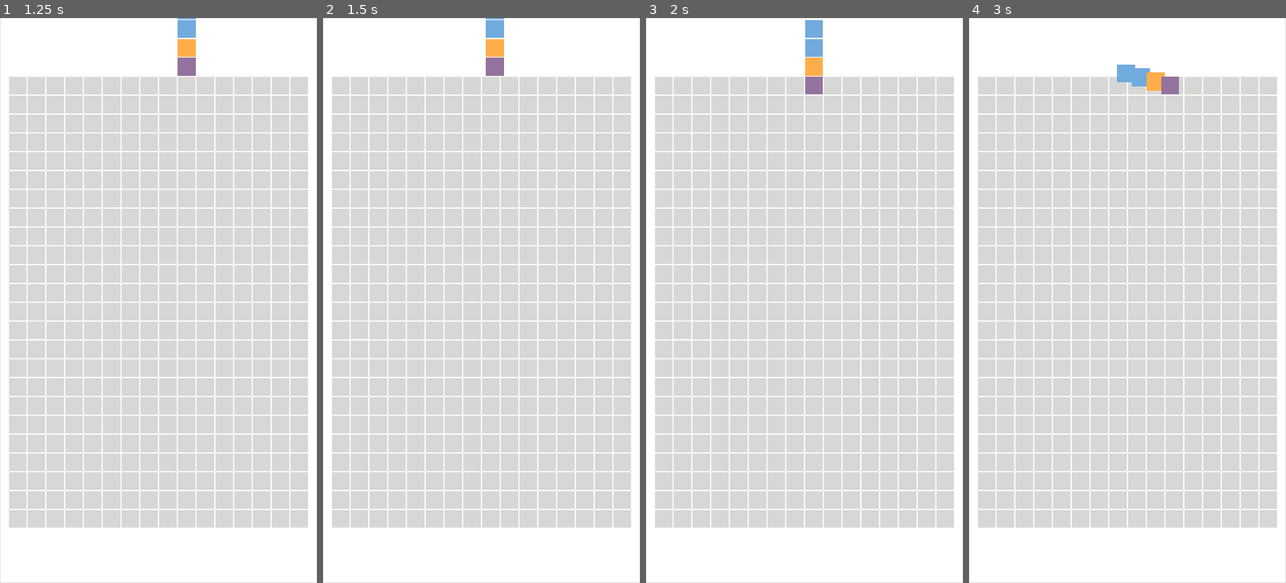
Above: before the commit, frames 1-4 (left to right).
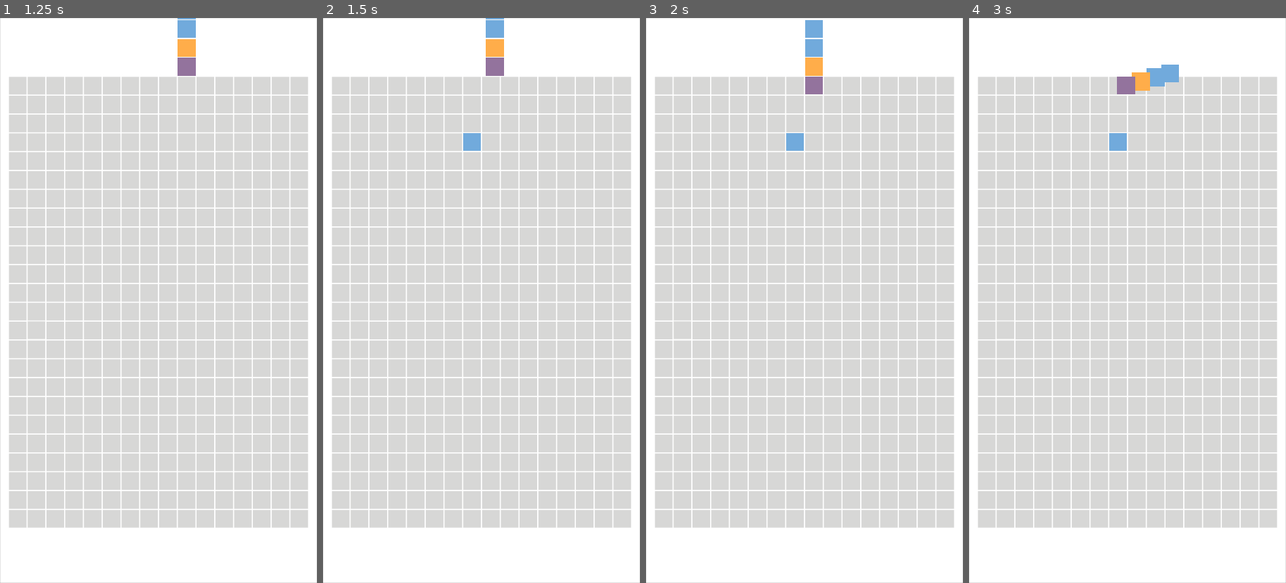
Above: after the commit, the same moments.

Repository: arabbani/tetris-game
Game: Godot game, scene res://scenes/game_window.tscn
Two runs of this game, one before a commit and one after it. Both use one fixed random seed, a clock stepped at 60 frames per second and the inputs below. The project has no main scene, so this scene is started directly.
Inputs (mouse positions are in pixels of both pictures, inside the frame that each line leads up to):
- Up to frame 1 (1.25 s): tap Enter at 0.5 s; move the mouse to (228, 272) at 0.52 s; hold Right (ui_right) from 0.53 s (still down)
- Up to frame 2 (1.5 s): tap Space at 1.25 s; move the mouse to (418, 328) at 1.27 s; release Right (ui_right) at 1.28 s; hold Left (ui_left) from 1.28 s (still down)
- Up to frame 3 (2 s): keep holding Left (ui_left)
- Up to frame 4 (3 s): tap Enter at 2 s; move the mouse to (1159, 176) at 2.02 s; release Left (ui_left) at 2.03 s; hold Right (ui_right) 2.03-2.78 s; tap Space at 2.75 s; move the mouse to (1111, 413) at 2.77 s; hold Up (ui_up) from 2.78 s (still down)

Frame 1 is identical in both runs. In frame 2, 0.2% of the frame differs, in the area x 44-50%, y 20-24%; in frame 3, 0.2%; in frame 4, 1.1%, in the area x 44-67%, y 8-24%.

Commit message:
Bug fixes in rotation

Diff:
--- a/scripts/game_grid.gd
+++ b/scripts/game_grid.gd
@@ -44,8 +44,7 @@
 		],
 		"x_offset": 6,
 		"y_offset": [-2, -3, -3, -3],
-		"rotate": true,
-		"tiles": 4
+		"rotate": true
 	},
 	{
 		"name": "S",
@@ -73,8 +72,7 @@
 		],
 		"x_offset": 6,
 		"y_offset": [-2, -3, -3, -3],
-		"rotate": true,
-		"tiles": 4
+		"rotate": true
 	},
 	{
 		"name": "J",
@@ -102,8 +100,7 @@
 		],
 		"x_offset": 6,
 		"y_offset": [-3, -2, -3, -3],
-		"rotate": true,
-		"tiles": 4
+		"rotate": true
 	},
 	{
 		"name": "T",
@@ -131,8 +128,7 @@
 		],
 		"x_offset": 6,
 		"y_offset": [-3, -3, -2, -3],
-		"rotate": true,
-		"tiles": 4
+		"rotate": true
 	},
 	{
 		"name": "L",
@@ -160,8 +156,7 @@
 		],
 		"x_offset": 6,
 		"y_offset": [-3, -3, -3, -2],
-		"rotate": true,
-		"tiles": 4
+		"rotate": true
 	},
 	{
 		"name": "I",
@@ -193,8 +188,7 @@
 		],
 		"x_offset": 6,
 		"y_offset": [-4, -2, -4, -3],
-		"rotate": true,
-		"tiles": 4
+		"rotate": true
 	},
 	{
 		"name": "O",
@@ -206,8 +200,7 @@
 		],
 		"x_offset": 7,
 		"y_offset": [-2],
-		"rotate": false,
-		"tiles": 4
+		"rotate": false
 	}
 ]
 var grid_tiles = []
@@ -227,33 +220,36 @@
 # select tiles for the current tetromino
 func select_tiles():
 	var tiles = []
-	var number_of_tiles = current_tetromino.tetromino["tiles"]
-	for i in number_of_tiles:
-		var random_number = random_number(available_tiles.size())
-		tiles.append(available_tiles[random_number].instance())
+	var active_tetromino = current_tetromino.active_tetromino
+	for column in active_tetromino.size():
+		var positions = active_tetromino[column]
+		tiles.append([])
+		for row in positions.size():
+			tiles[column].append(null)
+			if positions[row]:
+				var random_number = random_number(available_tiles.size())
+				tiles[column][row] = available_tiles[random_number].instance()
 	current_tetromino.tiles = tiles
 	draw_tetromino()
 
 # draw tetromino
 func draw_tetromino():
-	var tile_index = 0
 	var active_tetromino = current_tetromino.active_tetromino
 	for column in active_tetromino.size():
 		var positions = active_tetromino[column]
 		for row in positions.size():
 			if positions[row]:
-				var tile = current_tetromino.tiles[tile_index]
-				tile_index += 1
+				var tile = current_tetromino.tiles[column][row]
 				add_child(tile)
 				tile.position = grid_to_pixel(get_x_start(current_tetromino.current_x_offset()), get_y_start(current_tetromino.current_y_offset()), column, row)
 	get_timer().start()
 
 # move tetromino down
 func move_tetromino_down():
-	#var tile = available_tiles[0].instance()
-	#grid_tiles[7][3] = tile
-	#add_child(tile)
-	#tile.position = grid_to_pixel(grid_x_start, grid_y_start, 7, 3)
+	var tile = available_tiles[0].instance()
+	grid_tiles[7][3] = tile
+	add_child(tile)
+	tile.position = grid_to_pixel(grid_x_start, grid_y_start, 7, 3)
 	if move_allowed(get_x_start(current_tetromino.current_x_offset()), get_y_start(current_tetromino.current_y_offset()), MoveAction.MOVE_DOWN, current_tetromino.active_tetromino):
 		current_tetromino.move_down()
 		move_tetromino()
@@ -275,30 +271,22 @@
 # rotate tetromino
 func rotate_tetromino():
 	if current_tetromino.tetromino["rotate"]:
-		print("ROTATE")
 		var rotated_index = current_tetromino.next_active_tetromino_index()
 		var rotated_tetromino = current_tetromino.tetromino["position"][rotated_index]
-		print(current_tetromino.tetromino["name"])
-		print(rotated_index)
-		print(rotated_tetromino)
 		var x_start = get_x_start(current_tetromino.tetromino["x_offset"])
 		var y_start = get_y_start(current_tetromino.tetromino["y_offset"][rotated_index])
 		if move_allowed(x_start, y_start, MoveAction.ROTATE, rotated_tetromino):
 			current_tetromino.rotate(rotated_index)
 			move_tetromino()
-		else:
-			print("n")
 
 # move tetromino
 func move_tetromino():
-	var tile_index = 0
 	var active_tetromino = current_tetromino.active_tetromino
 	for column in active_tetromino.size():
 		var positions = active_tetromino[column]
 		for row in positions.size():
 			if positions[row]:
-				var tile = current_tetromino.tiles[tile_index]
-				tile_index += 1
+				var tile = current_tetromino.tiles[column][row]
 				tile.move(grid_to_pixel(get_x_start(current_tetromino.current_x_offset()), get_y_start(current_tetromino.current_y_offset()), column, row))
 
 # check whether the move is allowed
@@ -403,6 +391,22 @@
 	func rotate(index):
 		active_tetromino_index = index
 		select_active_tetromino()
+		rotate_tiles()
+
+	func rotate_tiles():
+		var array = []
+		for i in tiles.size():
+			array.append([])
+			var tile_row = tiles[i]
+			var size = tile_row.size()
+			for j in size:
+				array[i].append(null)
+		for i in tiles.size():
+			var tile_row = tiles[i]
+			var size = tile_row.size()
+			for j in size:
+				array[j][i] = tiles[i][size - 1 - j]
+		tiles = array
 
 	func current_x_offset():
 		return tetromino["x_offset"]
